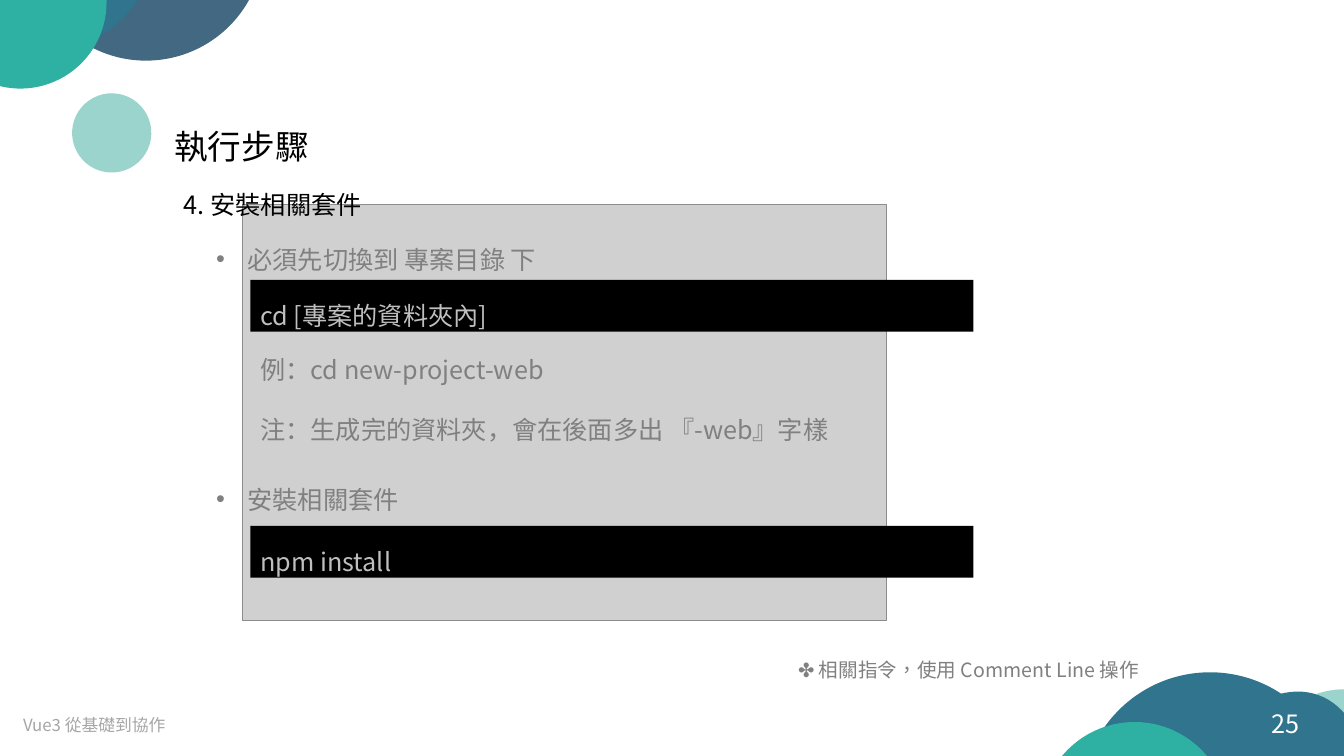
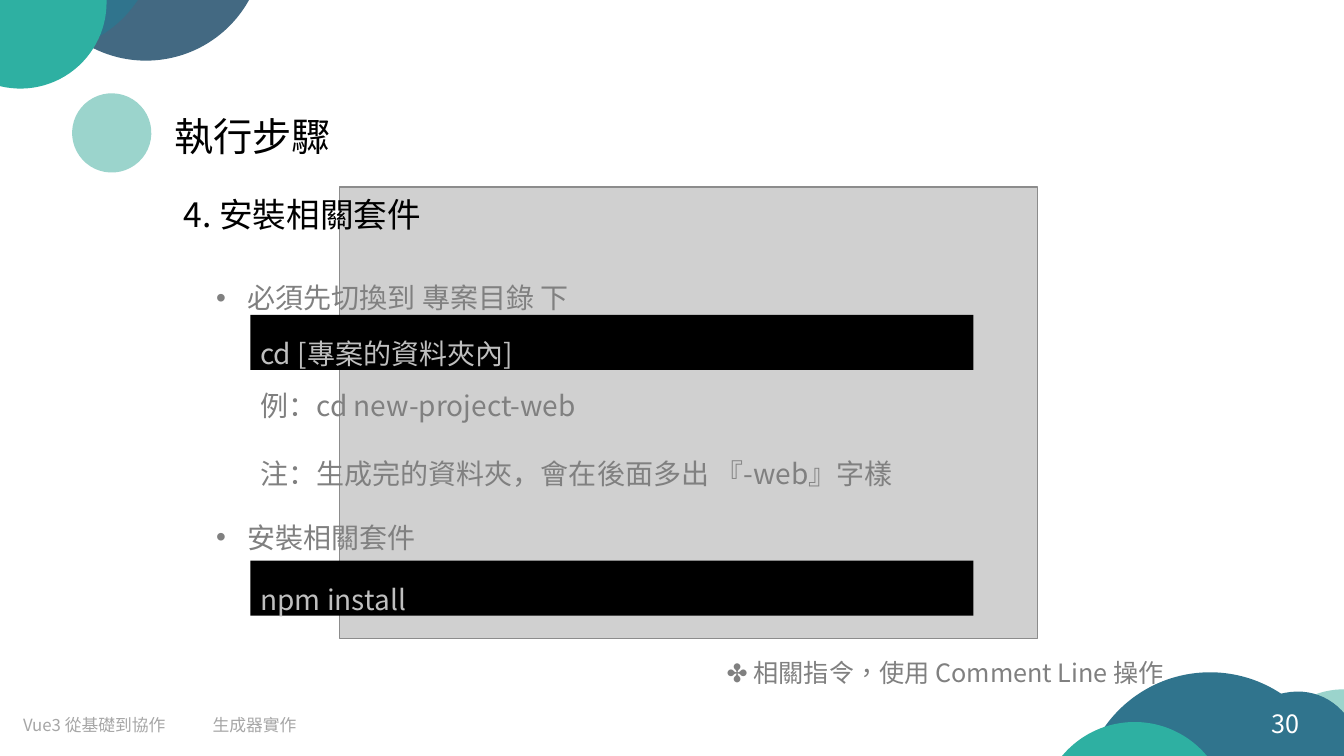
Before and after one commit to arx827/myDrive, a slide deck: slide 30 of Vue.js 從基礎到協作.pptx (slide 25 before the commit). Drawn at 1344x756 pixels with LibreOffice and Linux fonts; fonts in the diff are those of the drawing; grey boxes stand for pictures. Boxes give left, top, right and bottom in pixels: in the first picture for what was removed or moved away, otherwise in the second. Text is boxed around its words. In the diff, an @@ line names an element or a change of style, - is before the commit and + after.

```diff
--- a/Vue.js 從基礎到協作.pptx
+++ b/Vue.js 從基礎到協作.pptx
@@ text "執行步驟" moved from (x1=174, y1=130, x2=308, y2=162) to (x1=174, y1=118, x2=331, y2=155) @@
@@ text "執行步驟" at (x1=174, y1=118, x2=331, y2=155): size 24 to 28 pt @@
@@ text "4. 安裝相關套件" at (x1=184, y1=193, x2=421, y2=237): size 18 to 24 pt @@
@@ picture resized from (x1=242, y1=205, x2=886, y2=621) to (x1=340, y1=188, x2=1037, y2=639) @@
@@ text "必須先切換到 專案目錄 下" moved from (x1=248, y1=248, x2=536, y2=271) to (x1=248, y1=280, x2=569, y2=316) @@
@@ rectangle "cd [專案的資料夾內]" moved from (x1=250, y1=280, x2=973, y2=332) to (x1=250, y1=315, x2=973, y2=370) @@
@@ size 18 to 20 pt in 5 elements at (x1=250, y1=561, x2=973, y2=616), (x1=250, y1=315, x2=973, y2=370), (x1=248, y1=520, x2=416, y2=556), (x1=248, y1=280, x2=569, y2=316), (x1=260, y1=388, x2=893, y2=492) @@
@@ text "例：cd new-project-web" moved from (x1=260, y1=358, x2=828, y2=441) to (x1=260, y1=388, x2=893, y2=492) @@
@@ text "安裝相關套件" moved from (x1=248, y1=488, x2=399, y2=511) to (x1=248, y1=520, x2=416, y2=556) @@
@@ rectangle "npm install" moved from (x1=250, y1=526, x2=973, y2=578) to (x1=250, y1=561, x2=973, y2=616) @@
@@ text "✤ 相關指令，使用 Comment Line 操作" moved from (x1=819, y1=660, x2=1139, y2=679) to (x1=753, y1=661, x2=1164, y2=689) @@
@@ text "✤ 相關指令，使用 Comment Line 操作" at (x1=753, y1=661, x2=1164, y2=689): size 14 to 18 pt @@
@@ text added at (x1=213, y1=717, x2=297, y2=732), 12 pt, text #A6A6A6 @@
+生成器實作
@@ page number at (x1=1272, y1=714, x2=1300, y2=734): text changed @@
-25
+30
```
Also in this commit, not shown: 27 other slides changed, 5 slides added, 1 other file.
